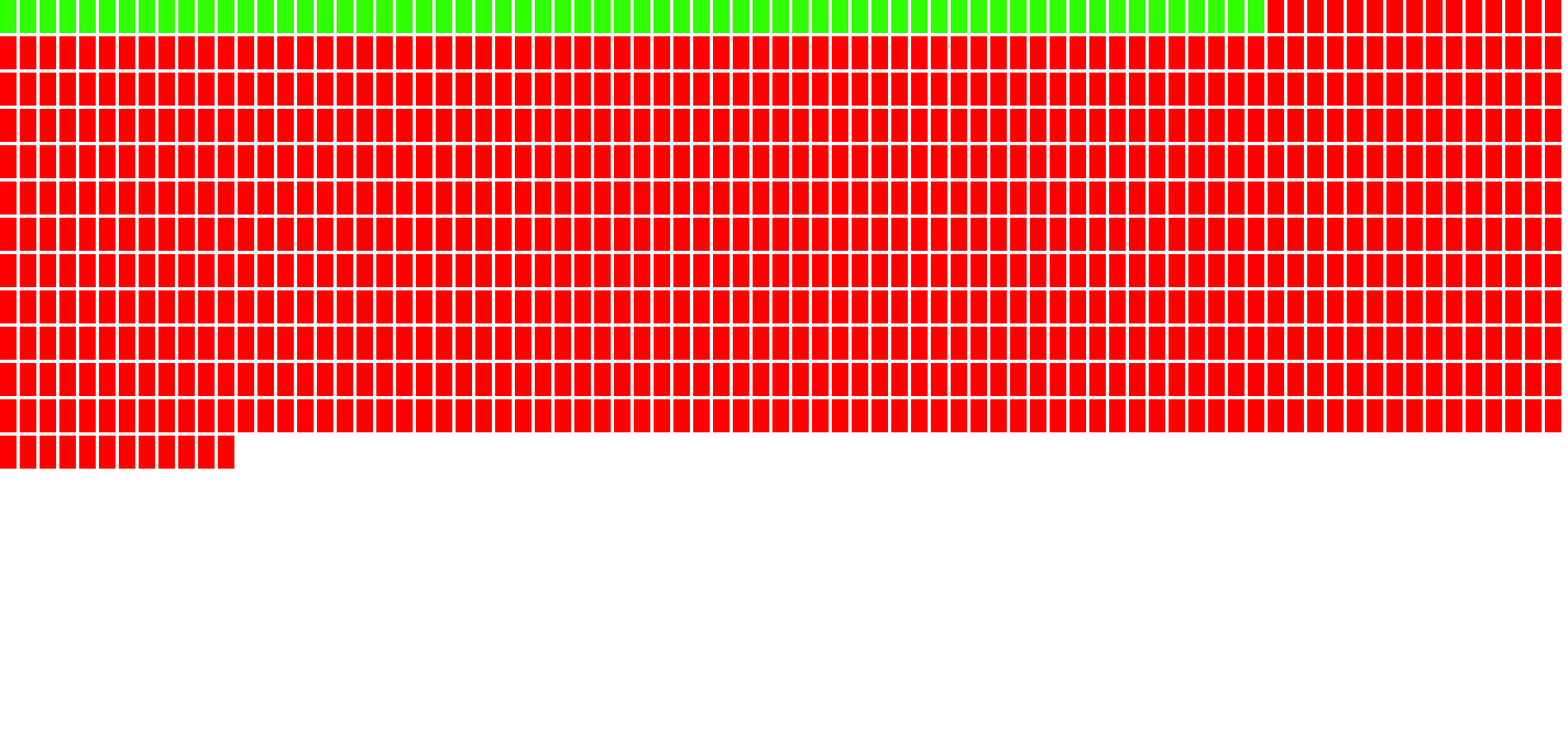
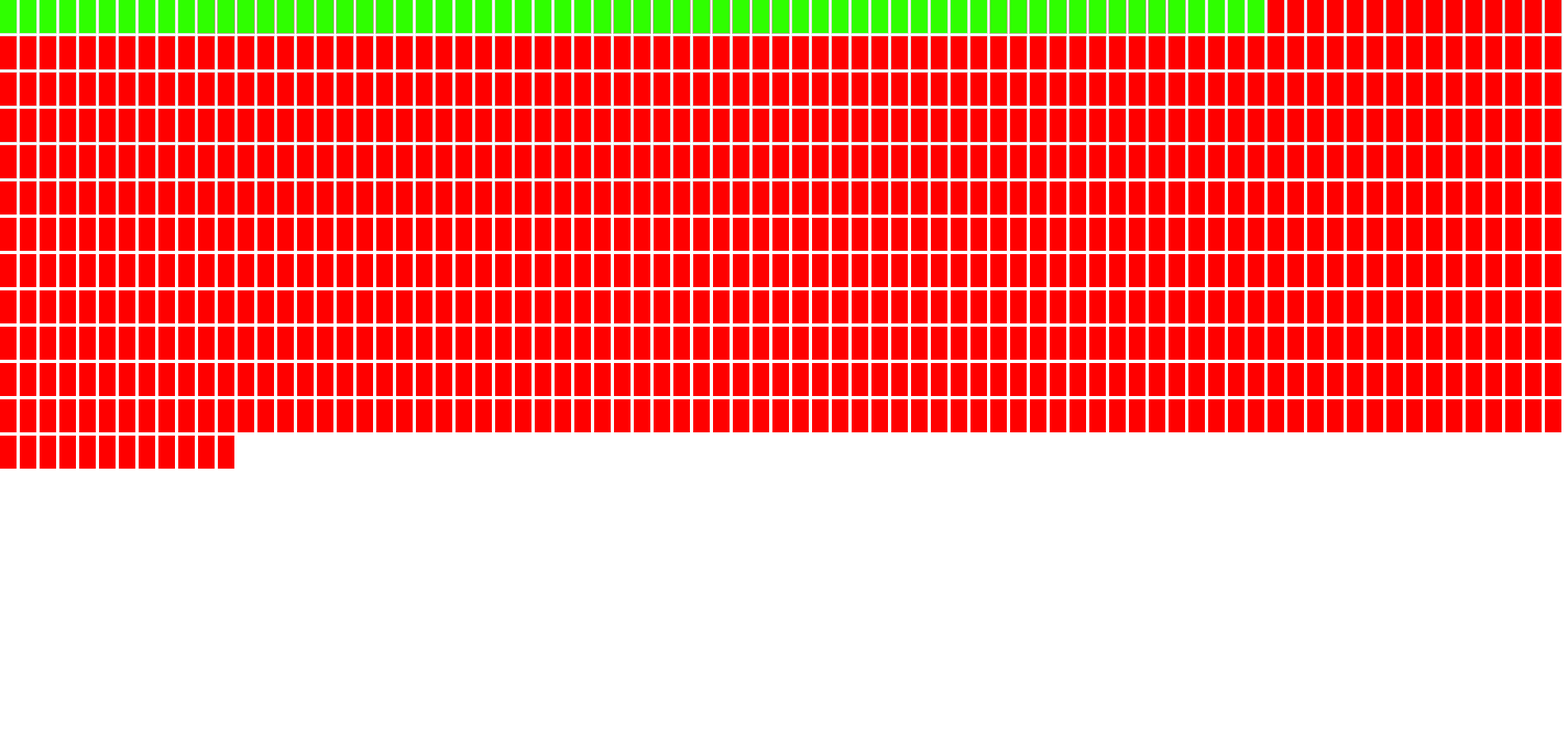
Layers edited between the first and the second w=1568, h=731 image:
added group "2" with 5 layers above "Capa 4 copia 2" over [0, 0, 1563, 215]
moved "WINNERS" into group "2" over [0, 0, 1266, 34]
moved "Capa 5 copia" into group "2" over [16, 181, 1030, 215]
moved "Capa 5" into group "2" over [0, 0, 1563, 215]
showed "Capa 4" (2nd of 2, in "2"), moved it into group "2" over [0, 0, 1563, 215]
